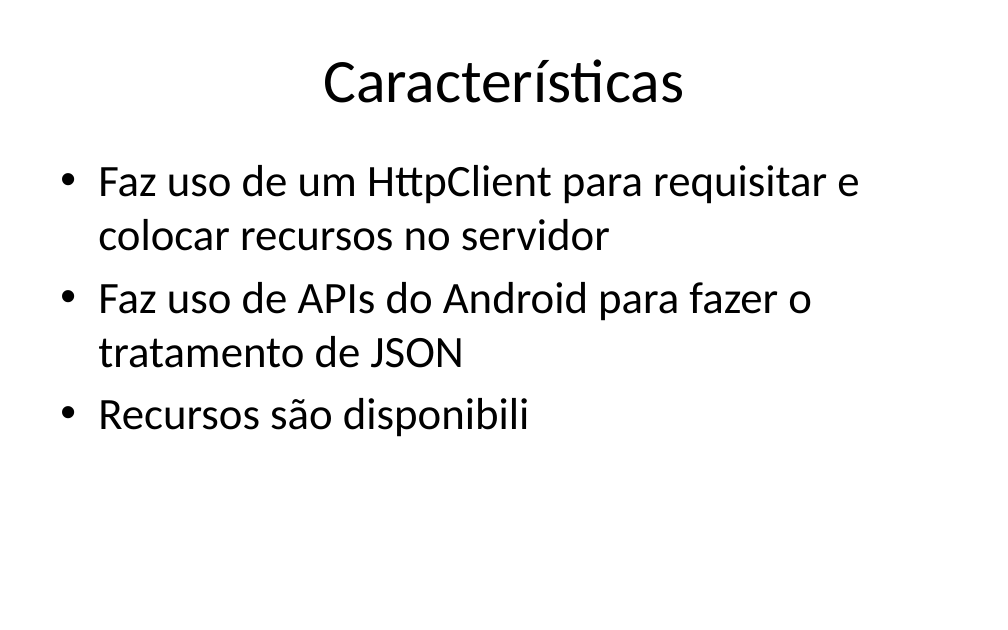
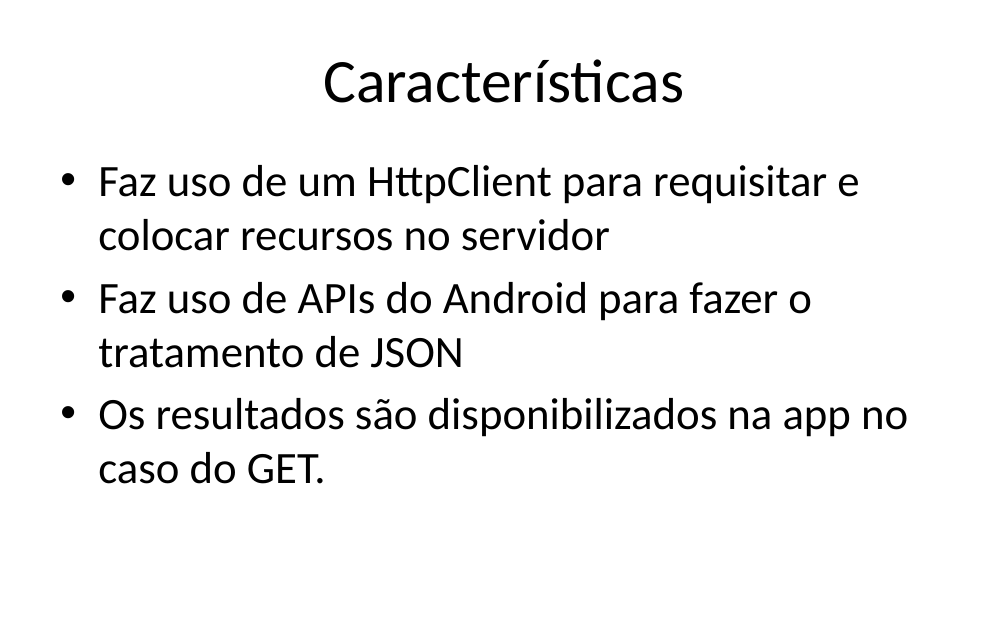
Before and after one commit to iptomar/letrinhas_si, a slide deck: slide 15 of Apresentacoes/v01.pptx (slide 14 before the commit). Drawn at 1008x630 pixels with LibreOffice and Linux fonts; fonts in the diff are those of the drawing; background and template pictures are left out. Boxes give left, top, right and bottom in pixels: in the first picture for what was removed or moved away, otherwise in the second. Text is boxed around its words. In the diff, an @@ line names an element or a change of style, - is before the commit and + after.

```diff
--- a/Apresentacoes/v01.pptx
+++ b/Apresentacoes/v01.pptx
@@ text at [98, 398, 908, 484]: text changed @@
-• Recursos são disponibili
+• Os resultados são disponibilizados na app no caso do GET.
```
Also in this commit, not shown: 2 other slides changed, 14 slides added, 1 slide removed.
